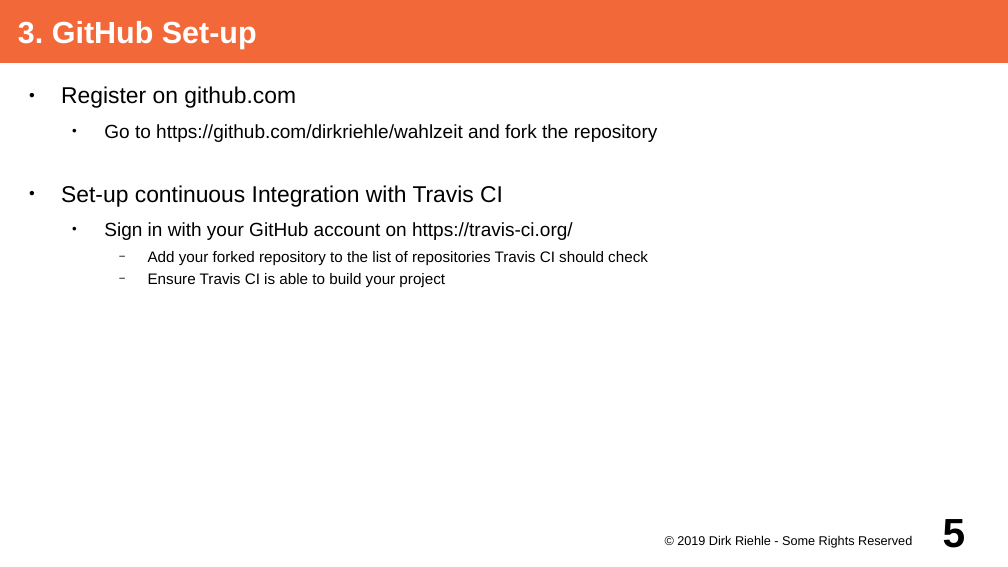
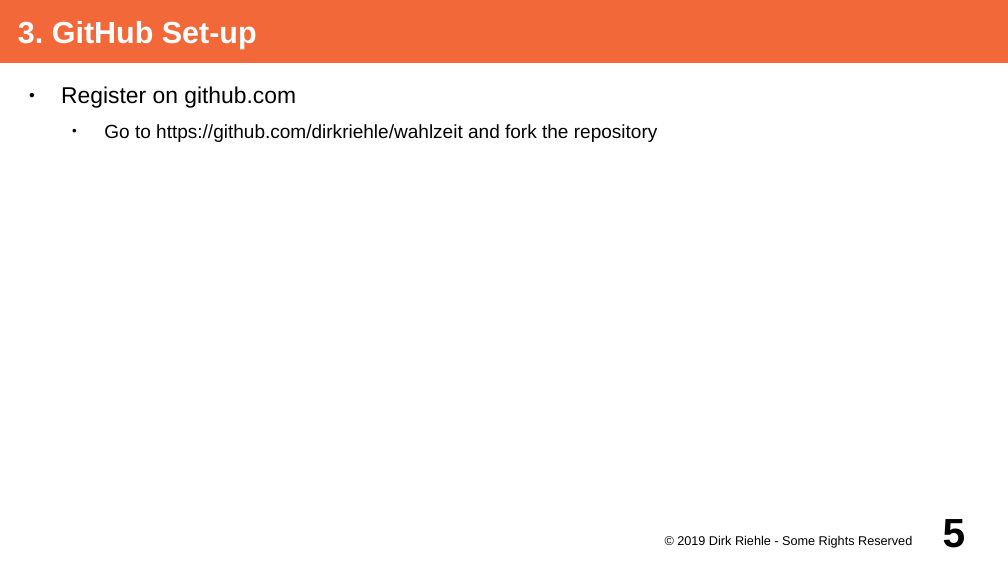
Before and after one commit to dirkriehle/adap-course, a slide deck: slide 5 of Lecture Slides/ADAP A03 - Project Set-up.odp. Drawn at 1008x567 pixels with LibreOffice and Linux fonts; fonts in the diff are those of the drawing. Boxes give left, top, right and bottom in pixels: in the first picture for what was removed or moved away, otherwise in the second. Text is boxed around its words. In the diff, an @@ line names an element or a change of style, - is before the commit and + after.

Commit message:
Removed redundant Travis CI information.

```diff
--- a/Lecture Slides/ADAP A03 - Project Set-up.odp
+++ b/Lecture Slides/ADAP A03 - Project Set-up.odp
@@ text at (x1=61, y1=185, x2=648, y2=287): paragraphs removed @@
-● Set-up continuous Integration with Travis CI
-  ● Sign in with your GitHub account on https://travis-ci.org/
-    − Add your forked repository to the list of repositories Travis CI should check
-    − Ensure Travis CI is able to build your project
```
Also in this commit, not shown: 1 other file.
